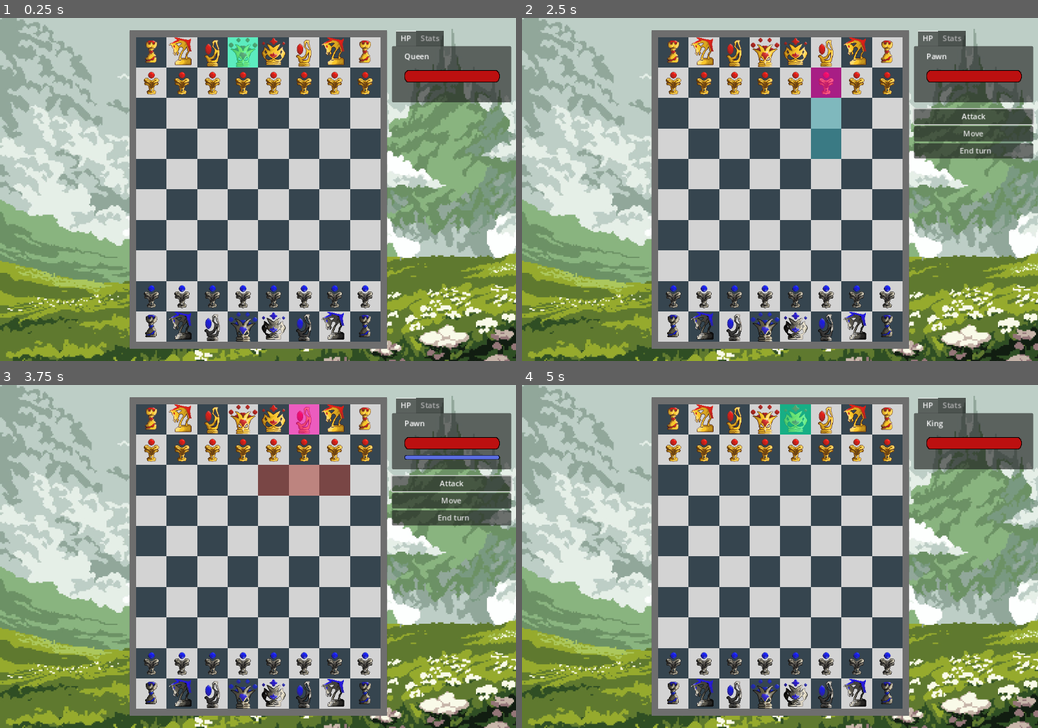
Above: before the commit, frames 1-4 (two rows, left to right).
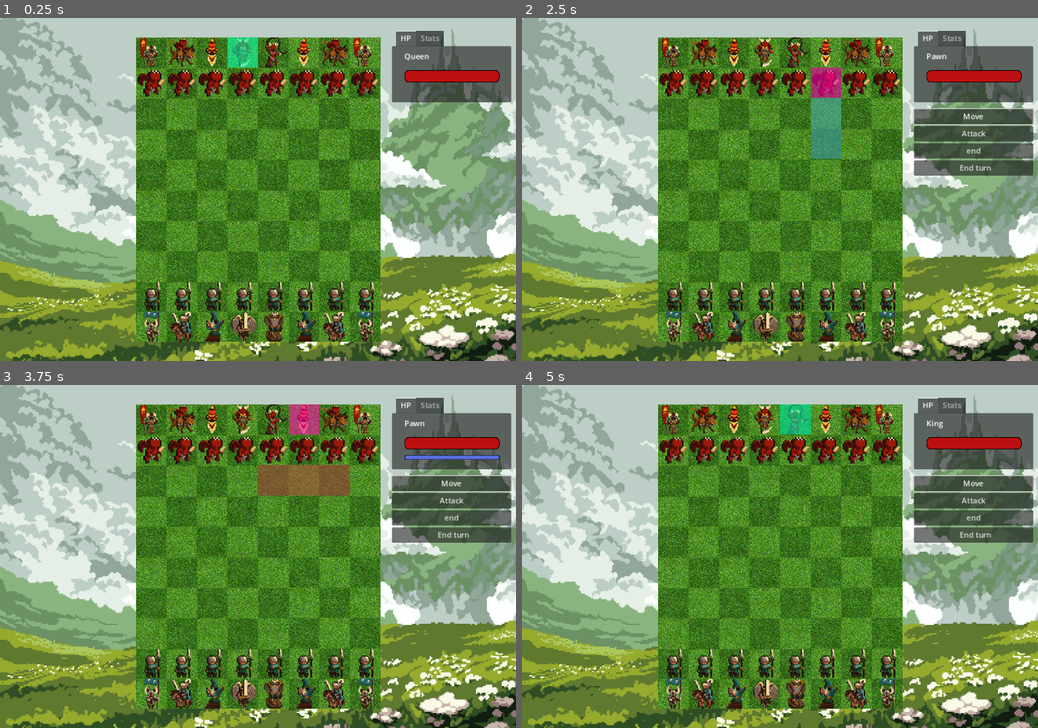
Above: after the commit, the same moments.

Repository: Yeeloman/Chessmania
Game: Godot game, scene res://scenes/main.tscn
Two runs of this game, one before a commit and one after it. Both use one fixed random seed, a clock stepped at 60 frames per second and the inputs below.
Inputs:
- Up to frame 1 (0.25 s): no input
- Up to frame 2 (2.5 s): tap Enter at 0.5, 2 s; hold Right (right) 0.53-1.28 s; tap Q (make_active) at 0.6, 2.3 s; tap W (make_passive) at 0.8, 1.35 s; tap Space at 1.25 s; hold Down (down) 1.28-2.03 s; tap E (move) at 1.55, 2.1 s; hold Right (right) from 2.03 s (still down)
- Up to frame 3 (3.75 s): release Right (right) at 2.75 s; click "Attack" at 2.75 s; tap Space at 3.5 s; hold Up (ui_up) from 3.53 s (still down); tap Q (make_active) at 3.6 s
- Up to frame 4 (5 s): tap W (make_passive) at 3.8, 4.35 s; tap Enter at 4.25 s; release Up (ui_up) at 4.28 s; hold Left (left) from 4.28 s (still down); tap E (move) at 4.55 s; tap Escape (ESC, bound only after the commit) at 4.9 s

The runs differ from the first frame. In frame 1, 46% of the frame differs, in the area x 25-75%, y 3-97%; in frame 2, 47%; in frame 3, 47%; in frame 4, 50%, in the area x 25-100%, y 3-97%.

Commit message:
adding some menu handlers
alongside some locker fixes

Diff:
--- a/Chessmania/project.godot
+++ b/Chessmania/project.godot
@@ -70,6 +70,11 @@
 "events": [Object(InputEventKey,"resource_local_to_scene":false,"resource_name":"","device":-1,"window_id":0,"alt_pressed":false,"shift_pressed":false,"ctrl_pressed":false,"meta_pressed":false,"pressed":false,"keycode":0,"physical_keycode":69,"key_label":0,"unicode":101,"echo":false,"script":null)
 ]
 }
+ESC={
+"deadzone": 0.5,
+"events": [Object(InputEventKey,"resource_local_to_scene":false,"resource_name":"","device":-1,"window_id":0,"alt_pressed":false,"shift_pressed":false,"ctrl_pressed":false,"meta_pressed":false,"pressed":false,"keycode":0,"physical_keycode":4194305,"key_label":0,"unicode":0,"echo":false,"script":null)
+]
+}
 
 [rendering]
 
--- a/Chessmania/scenes/action_menu.tscn
+++ b/Chessmania/scenes/action_menu.tscn
@@ -8,7 +8,7 @@
 anchor_right = 1.0
 anchor_bottom = 1.0
 offset_right = -830.0
-offset_bottom = -610.0
+offset_bottom = -584.0
 grow_horizontal = 2
 grow_vertical = 2
 script = ExtResource("1_885ax")
@@ -18,26 +18,36 @@
 anchors_preset = 15
 anchor_right = 1.0
 anchor_bottom = 1.0
+offset_bottom = 26.0
 grow_horizontal = 2
 grow_vertical = 2
+metadata/_edit_group_ = true
+
+[node name="move_action" type="Button" parent="container"]
+layout_mode = 2
+focus_next = NodePath("../attack_action")
+focus_mode = 1
+text = "			Move"
 
 [node name="attack_action" type="Button" parent="container"]
 layout_mode = 2
-focus_next = NodePath("../move_action")
+focus_next = NodePath("../end")
 focus_mode = 1
 text = "			Attack"
 
-[node name="move_action" type="Button" parent="container"]
+[node name="end" type="Button" parent="container"]
 layout_mode = 2
 focus_next = NodePath("../end_turn")
 focus_mode = 1
-text = "			Move"
+text = "			end"
 
 [node name="end_turn" type="Button" parent="container"]
 layout_mode = 2
-focus_next = NodePath("../attack_action")
+focus_next = NodePath("../move_action")
 focus_mode = 1
 text = "		  End turn"
 
+[connection signal="pressed" from="container/move_action" to="." method="_on_move_action_pressed"]
 [connection signal="pressed" from="container/attack_action" to="." method="_on_attack_action_pressed"]
-[connection signal="pressed" from="container/move_action" to="." method="_on_move_action_pressed"]
+[connection signal="pressed" from="container/end" to="." method="_on_end_pressed"]
+[connection signal="pressed" from="container/end_turn" to="." method="_on_end_turn_pressed"]
--- a/Chessmania/scenes/main.tscn
+++ b/Chessmania/scenes/main.tscn
@@ -1,7 +1,8 @@
-[gd_scene load_steps=3 format=3 uid="uid://cpkxfnet3q22v"]
+[gd_scene load_steps=4 format=3 uid="uid://cpkxfnet3q22v"]
 
 [ext_resource type="Script" path="res://scenes/scripts/main.gd" id="1_xix4n"]
 [ext_resource type="Texture2D" uid="uid://dxw100gdy0hnu" path="res://assets/background.jpg" id="2_glwoj"]
+[ext_resource type="Texture2D" uid="uid://ci2ft6rv6mep8" path="res://assets/background_battle.png" id="3_vx6dn"]
 
 [node name="main" type="Control"]
 layout_mode = 3
@@ -27,6 +28,7 @@
 stretch_mode = 5
 
 [node name="chess_container" type="PanelContainer" parent="."]
+self_modulate = Color(1, 1, 1, 0)
 layout_mode = 1
 anchors_preset = 8
 anchor_left = 0.5
@@ -40,9 +42,10 @@
 grow_horizontal = 2
 grow_vertical = 2
 
-[node name="chess_board" type="ColorRect" parent="chess_container"]
+[node name="chess_board" type="TextureRect" parent="chess_container"]
 layout_mode = 2
-color = Color(0.431373, 0.431373, 0.431373, 1)
+texture = ExtResource("3_vx6dn")
+stretch_mode = 3
 
 [node name="chess_grid" type="GridContainer" parent="chess_container/chess_board"]
 layout_mode = 1
@@ -75,4 +78,4 @@
 offset_left = 820.0
 offset_top = 191.0
 offset_right = 1070.0
-offset_bottom = 301.0
+offset_bottom = 327.0
--- a/Chessmania/scenes/scripts/Pieces/bishop.gd
+++ b/Chessmania/scenes/scripts/Pieces/bishop.gd
@@ -1,8 +1,8 @@
 extends Node2D
 
 @onready var icon = $icon
-var b_bishop_icon = preload("res://assets/BlackPieces/blackBishop.png")
-var w_bishop_icon = preload("res://assets/WhitePieces/whiteBishop.png")
+var b_bishop_icon = preload("res://assets/BlackPieces/Bbishop.png")
+var w_bishop_icon = preload("res://assets/WhitePieces/wbishop.png")
 var p_id := -1
 var p_type: int
 var p_name : String
--- a/Chessmania/scenes/scripts/Pieces/king.gd
+++ b/Chessmania/scenes/scripts/Pieces/king.gd
@@ -1,8 +1,8 @@
 extends Node2D
 
 @onready var icon = $icon
-var b_king_icon = preload("res://assets/BlackPieces/blackKing.png")
-var w_king_icon = preload("res://assets/WhitePieces/whiteKing.png")
+var b_king_icon = preload("res://assets/BlackPieces/Bking.png")
+var w_king_icon = preload("res://assets/WhitePieces/wking.png")
 var p_id := -1
 var p_type: int
 var p_name : String
--- a/Chessmania/scenes/scripts/Pieces/knight.gd
+++ b/Chessmania/scenes/scripts/Pieces/knight.gd
@@ -1,8 +1,8 @@
 extends Node2D
 
 @onready var icon = $icon
-var b_knight_icon = preload("res://assets/BlackPieces/blackKnight.png")
-var w_knight_icon = preload("res://assets/WhitePieces/whiteKnight.png")
+var b_knight_icon = preload("res://assets/BlackPieces/Bknight.png")
+var w_knight_icon = preload("res://assets/WhitePieces/wknight.png")
 var p_id := -1
 var p_type: int
 var p_name : String
--- a/Chessmania/scenes/scripts/Pieces/pawn.gd
+++ b/Chessmania/scenes/scripts/Pieces/pawn.gd
@@ -2,8 +2,8 @@
 
 @onready var icon = $icon
 
-var b_pawn_icon = preload("res://assets/BlackPieces/blackPawn.png")
-var w_pawn_icon = preload("res://assets/WhitePieces/whitePawn.png")
+var b_pawn_icon = preload("res://assets/BlackPieces/Bpawn.png")
+var w_pawn_icon = preload("res://assets/WhitePieces/wpawn.png")
 var p_id := -1
 var p_type: int
 var p_name : String
--- a/Chessmania/scenes/scripts/Pieces/queen.gd
+++ b/Chessmania/scenes/scripts/Pieces/queen.gd
@@ -1,8 +1,8 @@
 extends Node2D
 
 @onready var icon = $icon
-var b_queen_icon = preload("res://assets/BlackPieces/blackQueen.png")
-var w_queen_icon = preload("res://assets/WhitePieces/whiteQueen.png")
+var b_queen_icon = preload("res://assets/BlackPieces/Bqueen.png")
+var w_queen_icon = preload("res://assets/WhitePieces/wqueen.png")
 var p_id := -1
 var p_type: int
 var p_name : String
--- a/Chessmania/scenes/scripts/Pieces/rook.gd
+++ b/Chessmania/scenes/scripts/Pieces/rook.gd
@@ -1,8 +1,8 @@
 extends Node2D
 
 @onready var icon = $icon
-var b_rook_icon = preload("res://assets/BlackPieces/blackRook.png")
-var w_rook_icon = preload("res://assets/WhitePieces/whiteRook.png")
+var b_rook_icon = preload("res://assets/BlackPieces/Brook.png")
+var w_rook_icon = preload("res://assets/WhitePieces/wrook.png")
 var p_id := -1
 var p_type: int
 var p_name : String
--- a/Chessmania/scenes/scripts/action_menu.gd
+++ b/Chessmania/scenes/scripts/action_menu.gd
@@ -3,16 +3,30 @@
 
 # Called when the node enters the scene tree for the first time.
 func _ready():
+	# this signals handle if the player moves 3 pieces
+	Signals.end_turn.connect(_on_end_turn_pressed)
 	$".".hide()
+
 	Signals.connect('show_menu', func():
-		self.get_node('container/attack_action').grab_focus()
-		GV.is_focus = self.get_node('container/attack_action').has_focus()
-		self.get_node('container/move_action').disabled = false
-		self.get_node('container/attack_action').disabled = false
-		$".".show())
+		if GV.hovered_piece not in GV.played_pieces_array:
+			self.get_node('container/move_action').grab_focus()
+			GV.is_focus = self.get_node('container/move_action').has_focus()
+			self.get_node('container/move_action').disabled = false
+			self.get_node('container/attack_action').disabled = false
+			if GV.piece_active not in GV.played_pieces_array:
+				GV.action_made = false
+			$".".show()
+		)
 	Signals.connect('hide_menu', func():
-		GV.is_focus = self.get_node('container/attack_action').has_focus()
-		$".".hide())
+		GV.is_focus = self.get_node('container/move_action').has_focus()
+		GV.action_made = false
+		$".".hide()
+		)
+
+	Signals.ESC_show.connect(func():
+		show()
+		self.get_node('container/move_action').grab_focus()
+		pass)
 	pass # Replace with function body.
 
 
@@ -37,13 +51,49 @@
 
 func _on_attack_action_pressed():
 	GV.is_focus = false
+	#GV.action_made = true
 	self.hide()
 	PA._show_attacks()
-	pass # Replace with function body.
 
 
 func _on_move_action_pressed():
-	#Signals.emit_signal('move_pressed')
 	GV.is_focus = false
+	#GV.action_made = true
 	self.hide()
-	pass # Replace with function body.
+
+
+func _on_end_pressed():
+	GV.played_pieces += 1
+	GV.played_pieces_array.push_back(GV.piece_active)
+	GV.created_locker.ESC_not_pushed = true
+	hide()
+	_handle_end_turn_locker()
+
+
+
+func _on_end_turn_pressed():
+	if GV.cur_player == GV.player_1:
+		GV.cur_player = GV.player_2
+		GV.played_pieces = 0
+	else:
+		GV.cur_player = GV.player_1
+		GV.played_pieces = 0
+	hide()
+	_handle_end_turn_locker()
+	GV.played_pieces_array.clear()
+	self.get_node('container/move_action').show()
+	self.get_node('container/attack_action').show()
+	self.get_node('container/end').show()
+
+func _handle_end_turn_locker():
+	if GV.created_locker.is_active == true:
+		GV.created_locker.get_node("locker_rect").color = Color("#00FFAF90")
+		Signals.emit_signal("locker_passive")
+		Signals.emit_signal("hide_menu")
+		GV.created_locker.is_active = false
+		if GV.created_locker.global_position != GV.piece_active.global_position :
+			PieceMovements._mini_hide_move()
+			if typeof(GV.piece_array[GV.posx*8+GV.posy])!=typeof(0):
+				PieceMovements._match_show_move(GV.piece_array[(GV.posx*8+GV.posy)].p_name)
+			else:
+				PieceMovements._mini_hide_move()
--- a/Chessmania/scenes/scripts/global_scripts/global_vars.gd
+++ b/Chessmania/scenes/scripts/global_scripts/global_vars.gd
@@ -1,5 +1,11 @@
 extends Node
 
+var cur_player
+var player_1 = 1
+var player_2 = 0
+
+var played_pieces = 0
+var played_pieces_array := []
 
 var dark_square = Color("#36454F")
 var light_square = Color("#D3D3D3")
@@ -28,9 +34,10 @@
 var hovered_piece
 
 var is_focus = false
+var action_made = false
+var ESC_help = true
 
 var prev_posx
 var prev_posy
 var posx = 0
 var posy = 3
-var prevpos
--- a/Chessmania/scenes/scripts/global_scripts/piece_attacks.gd
+++ b/Chessmania/scenes/scripts/global_scripts/piece_attacks.gd
@@ -114,6 +114,10 @@
 				if GV.hovered_piece:
 					if el.global_position==GV.hovered_piece.global_position and GV.hovered_piece.p_type!=GV.piece_active.p_type and typeof(GV.hovered_piece)!=TYPE_INT:
 						_damage()
+						GV.created_menu.show()
+						GV.created_menu.get_node('container/attack_action').grab_focus()
+						GV.created_menu.get_node('container/attack_action').disabled = true
+						GV.action_made = true
 
 func _damage():
 	var damage = GV.piece_active.Atk
--- a/Chessmania/scenes/scripts/global_scripts/piece_movements.gd
+++ b/Chessmania/scenes/scripts/global_scripts/piece_movements.gd
@@ -322,6 +322,7 @@
 					GV.created_menu.show()
 					GV.created_menu.get_node('container/move_action').grab_focus()
 					GV.created_menu.get_node('container/move_action').disabled = true
+					GV.action_made = true
 	pass
 
 
--- a/Chessmania/scenes/scripts/global_scripts/signals.gd
+++ b/Chessmania/scenes/scripts/global_scripts/signals.gd
@@ -10,5 +10,8 @@
 signal show_menu
 signal hide_menu
 
+signal ESC_show()
+signal end_turn()
+
 signal move_pressed
 signal attack_pressed
--- a/Chessmania/scenes/scripts/locker.gd
+++ b/Chessmania/scenes/scripts/locker.gd
@@ -1,29 +1,47 @@
 extends Node2D
 
 var is_active = false
-
+var ESC_not_pushed = true
 
 func _ready():
 	pass
 
 
 func _process(_delta):
+
+
 	if Input.is_action_just_pressed("make_active"):
-		if typeof(GV.piece_array[GV.posx*8+GV.posy]) != typeof(0):
-			self.get_node("locker_rect").color = Color("#FF00AF90")
-			Signals.emit_signal("locker_active")
-			Signals.emit_signal("show_menu")
-			is_active = true
+		if GV.played_pieces_array.size() < 3:
+			if typeof(GV.piece_array[GV.posx*8+GV.posy]) != typeof(0) and GV.cur_player == GV.hovered_piece.p_type:
+				if GV.hovered_piece not in GV.played_pieces_array:
+					self.get_node("locker_rect").color = Color("#FF00AF90")
+					if ESC_not_pushed:
+						Signals.emit_signal("locker_active")
+						Signals.emit_signal("show_menu")
+					is_active = true
+			else:
+				pass #show menu where you can end your turn
+		else:
+			Signals.end_turn.emit()
+			pass
+
+
 	if Input.is_action_just_pressed("make_passive"):
-		if is_active == true:
-			self.get_node("locker_rect").color = Color("#00FFAF90")
-			Signals.emit_signal("locker_passive")
-			Signals.emit_signal("hide_menu")
-			is_active = false
-			if GV.created_locker.global_position != GV.piece_active.global_position :
-				PieceMovements._mini_hide_move()
-				if typeof(GV.piece_array[GV.posx*8+GV.posy])!=typeof(0):
-					PieceMovements._match_show_move(GV.piece_array[(GV.posx*8+GV.posy)].p_name)
-				else:
+		if is_active:
+			if not GV.action_made:
+				self.get_node("locker_rect").color = Color("#00FFAF90")
+				Signals.emit_signal("locker_passive")
+				Signals.emit_signal("hide_menu")
+				is_active = false
+				if GV.created_locker.global_position != GV.piece_active.global_position :
 					PieceMovements._mini_hide_move()
+					if typeof(GV.piece_array[GV.posx*8+GV.posy])!=typeof(0):
+						PieceMovements._match_show_move(GV.piece_array[(GV.posx*8+GV.posy)].p_name)
+					else:
+						PieceMovements._mini_hide_move()
+
+
+	if Input.is_action_just_pressed("ESC"):
+		Signals.emit_signal('ESC_show')
+		ESC_not_pushed = false
 	pass
--- a/Chessmania/scenes/scripts/main.gd
+++ b/Chessmania/scenes/scripts/main.gd
@@ -10,14 +10,15 @@
 	for i in range(80):
 		CreateFunc._create_square(grid)
 	await get_tree().create_timer(0.1).timeout
-	squares_coloring()
+	#squares_coloring()
 	GV.piece_array.resize(80)
 	GV.piece_array.fill(0)
 	_position_starter(GV.starting_pos)
 	GV.created_locker = CreateFunc._create_locker(chess_board)
-	GV.prevpos = GV.created_locker.global_position
+	#GV.prevpos = GV.created_locker.global_position
 	CreateFunc._create_info_displayer(p_container)
 	CreateFunc._create_action_menu(action_container)
+	GV.cur_player = GV.player_1 #sets the first player to white
 	signal_caller()
 
 
--- a/Chessmania/scenes/scripts/piece_info.gd
+++ b/Chessmania/scenes/scripts/piece_info.gd
@@ -23,6 +23,8 @@
 		#display the hp of the focused piece
 		if GV.hovered_piece:
 			$TabContainer/HP/selected_p.text = GV.hovered_piece.display_name
+			if GV.hovered_piece in GV.played_pieces_array:
+				$TabContainer/HP/selected_p.text += ' - moved'
 			$TabContainer/HP/HP_bar.max_value = GV.hovered_piece.HP
 			$TabContainer/HP/HP_bar.value = GV.hovered_piece.cur_hp
 			$TabContainer/HP/target_HP_bar.visible = false
--- a/Chessmania/scenes/square.tscn
+++ b/Chessmania/scenes/square.tscn
@@ -6,7 +6,7 @@
 custom_minimum_size = Vector2(64, 64)
 offset_right = 64.0
 offset_bottom = 64.0
-color = Color(0, 0, 0, 1)
+color = Color(1, 1, 1, 0)
 script = ExtResource("1_6086g")
 
 [node name="filter" type="ColorRect" parent="."]
--- a/Chessmania/themes/transparent_con.tres
+++ /dev/null
@@ -1,7 +0,0 @@
-[gd_resource type="Theme" load_steps=2 format=3 uid="uid://bwpxtyf3f1i4o"]
-
-[sub_resource type="StyleBoxFlat" id="StyleBoxFlat_hqdu1"]
-bg_color = Color(0.6, 0.6, 0.6, 0)
-
-[resource]
-PanelContainer/styles/transparent_container = SubResource("StyleBoxFlat_hqdu1")
Binary file changed: Chessmania/assets/BlackPieces/Bbishop.png
Binary file changed: Chessmania/assets/BlackPieces/Bking.png
Binary file changed: Chessmania/assets/BlackPieces/Bknight.png
Binary file changed: Chessmania/assets/BlackPieces/Bpawn.png
Binary file changed: Chessmania/assets/BlackPieces/Bqueen.png
Binary file changed: Chessmania/assets/BlackPieces/Brook.png
Binary file added: Chessmania/assets/WhitePieces/wbishop.png
Not shown, added: Chessmania/assets/WhitePieces/wbishop.png.import
Binary file added: Chessmania/assets/WhitePieces/wking.png
Not shown, added: Chessmania/assets/WhitePieces/wking.png.import
Binary file added: Chessmania/assets/WhitePieces/wknight.png
Not shown, added: Chessmania/assets/WhitePieces/wknight.png.import
(and 8 more such lines)
